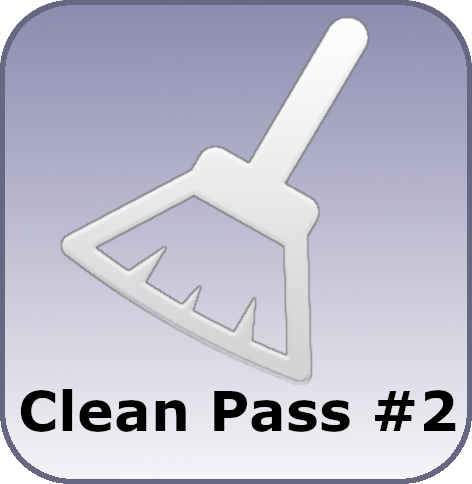
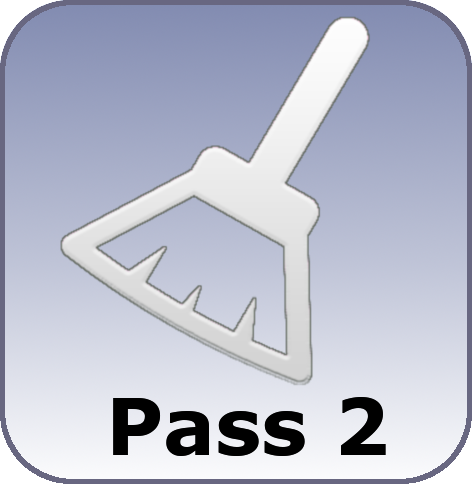
Revision of a layered 472px x 484px image; what changed, layer by layer:
hid "Visible #1", painted on it over <box>0,0,472,484</box>
removed layer "Clean Pass #2" over <box>20,389,456,432</box>
renamed "Clean Pass#1" to "Pass 2", showed it, painted on it over <box>30,397,444,456</box>
added layer "Visible #6" above "Layer" over <box>0,0,472,484</box>
showed "Layer", moved it above "Layer #1", painted on it over <box>0,0,472,484</box>
hid "Layer #1" over <box>0,0,472,484</box>
